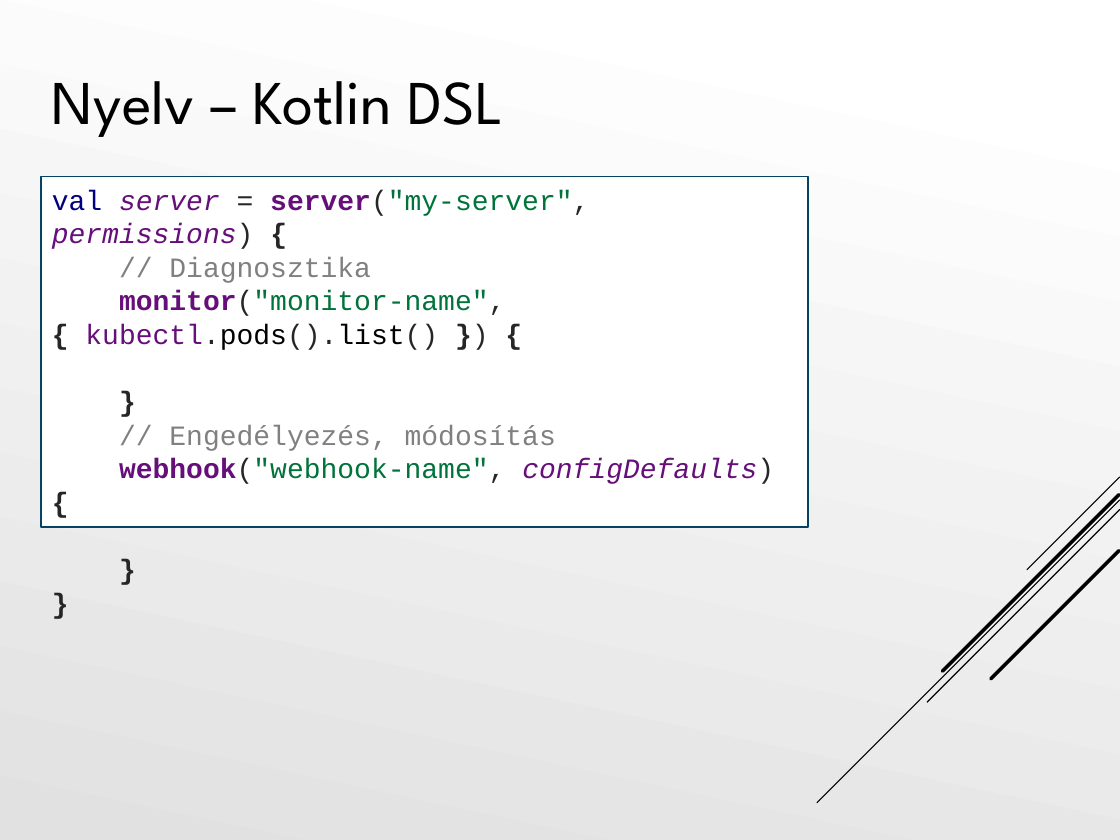
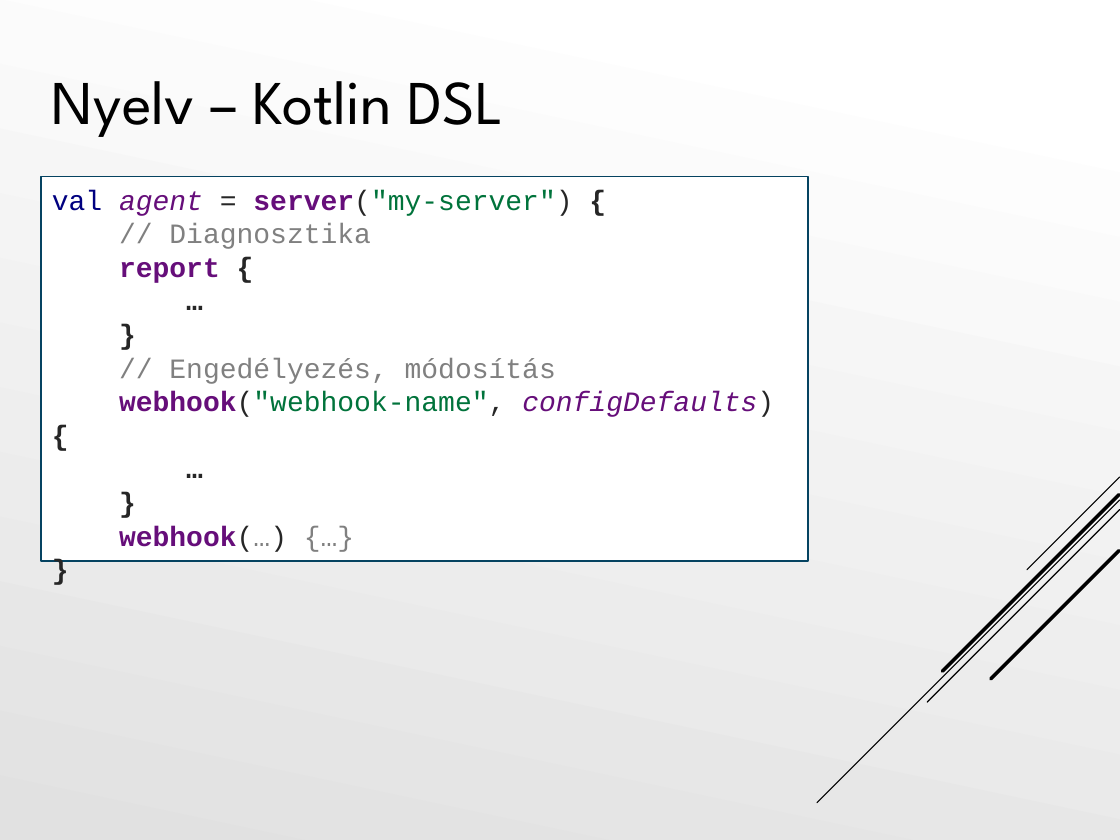
Before and after one commit to Tiegris/KonstrainR, a slide deck: slide 6 of ppt/prezi.pptx. Drawn at 1120x840 pixels with LibreOffice and Linux fonts; fonts in the diff are those of the drawing. Boxes give left, top, right and bottom in pixels: in the first picture for what was removed or moved away, otherwise in the second. Text is boxed around its words. In the diff, an @@ line names an element or a change of style, - is before the commit and + after.

```diff
--- a/ppt/prezi.pptx
+++ b/ppt/prezi.pptx
@@ rectangle "val agent = server("my-server") { ...": place and size @@
-rectangle "val agent = server("my-server") { ..." at <box>40,177,808,528</box>
+rectangle "val agent = server("my-server") { ..." at <box>40,177,808,561</box>
@@ text in rectangle at <box>52,190,774,552</box>: text changed @@
-val server = server("my-server", permissions) {
-// Diagnosztika
-monitor("monitor-name", { kubectl.pods().list() }) {
-}
-// Engedélyezés, módosítás
-webhook("webhook-name", configDefaults) {
-}
-}
+val agent = server("my-server") {
+// Diagnosztika
+report {
+…
+}
+// Engedélyezés, módosítás
+webhook("webhook-name", configDefaults) {
+…
+}
+webhook(…) {…}
+}
```
Also in this commit, not shown: 9 other slides changed, 5 slides added, 5 slides removed, 1 other file.
